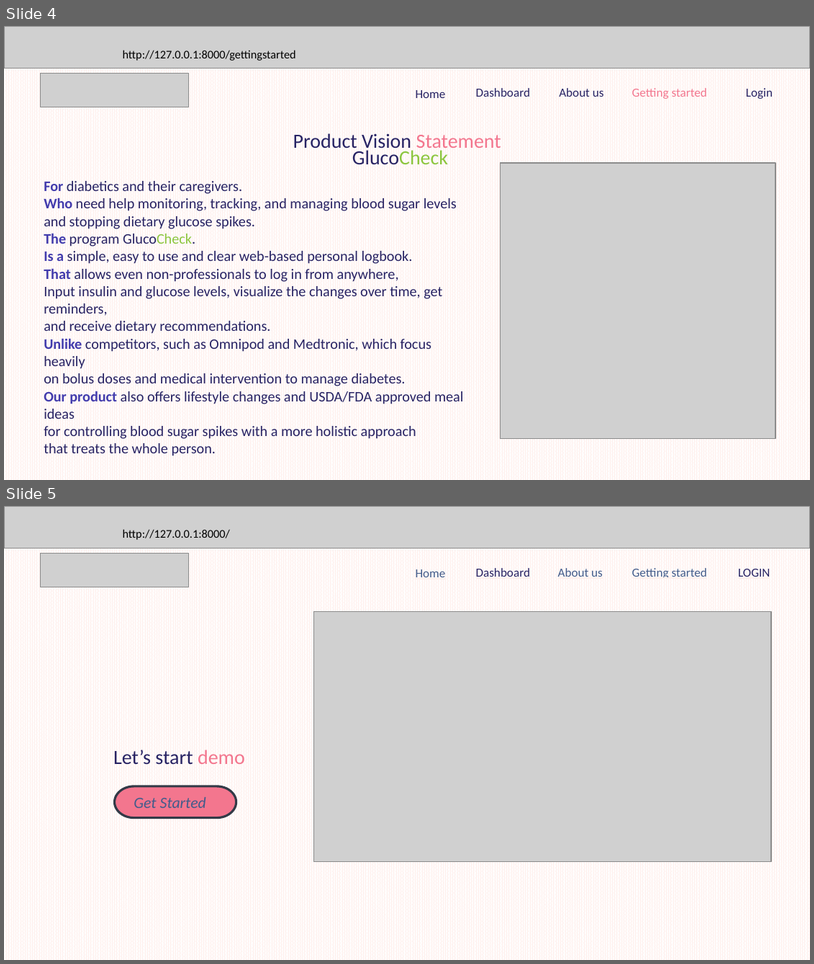
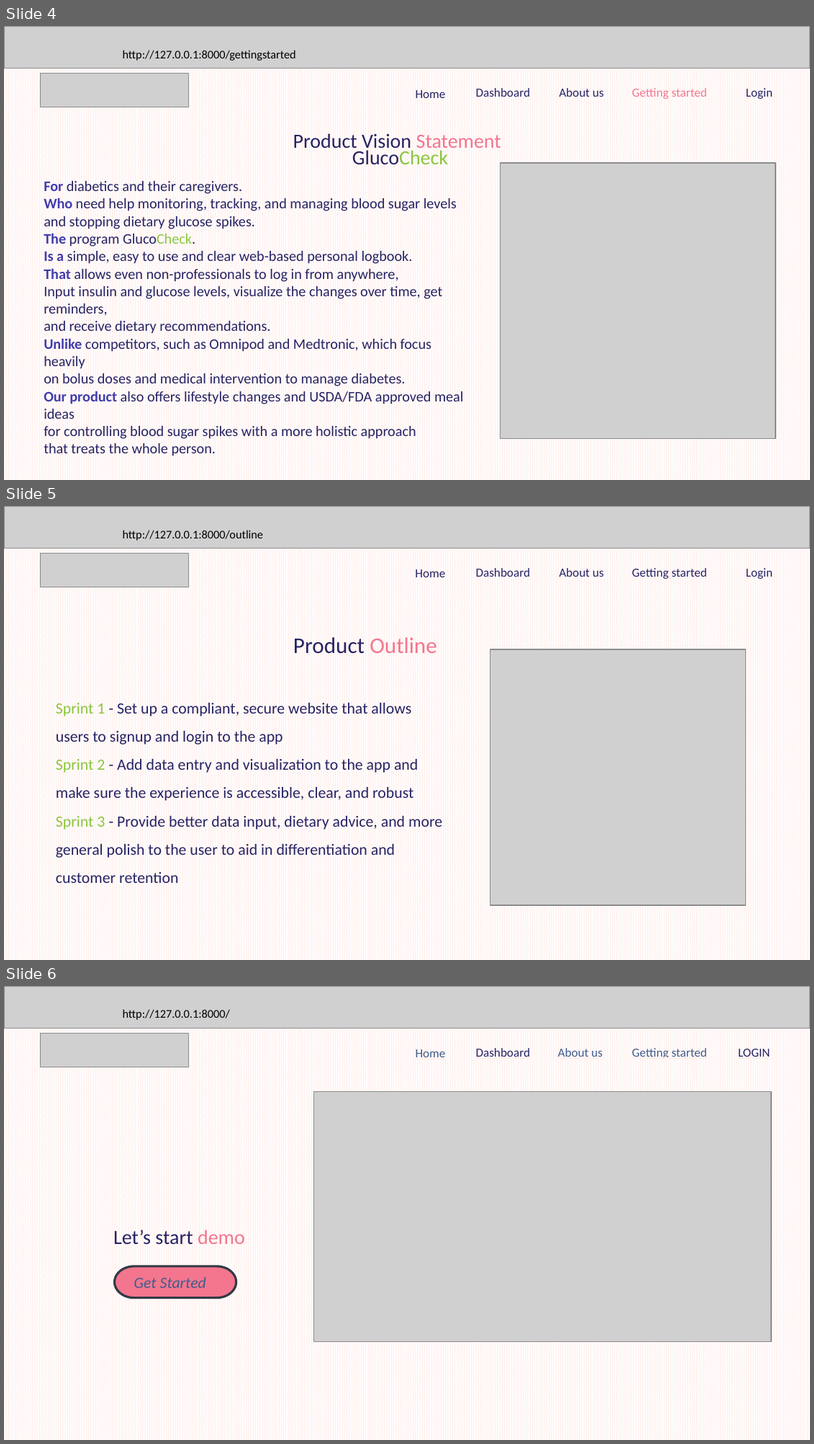
Before and after one commit to AnjaliSharma2023/Web-Application, a slide deck: resources/glucocheck-Demo2.pptx. Shown one above the other, each under a label of ours: slides 4 and 5 before the commit, slides 4, 5 and 6 after it. The pictures are 814x964 and 814x1444 pixels, drawn with LibreOffice and Linux fonts; fonts in the diff are those of the drawing; grey boxes stand for pictures. Boxes give left, top, right and bottom in pixels: in the first picture for what was removed or moved away, otherwise in the second. Text is boxed around its words. In the diff, an @@ line names an element or a change of style, - is before the commit and + after.

Commit message:
Added product outline slide before the begin product demo slide

```diff
--- a/resources/glucocheck-Demo2.pptx
+++ b/resources/glucocheck-Demo2.pptx
@@ slide 5 added at [4,506,810,960], background pattern #FFF0ED on #FFFFFF @@
@@ picture added at [4,506,810,548] @@
@@ text added at [123,530,263,541], 10.5 pt, text #000000 @@
+http://127.0.0.1:8000/outline
@@ picture added at [40,554,188,587] @@
@@ text added at [415,569,445,577], 11 pt, text #272364 @@
+Home
@@ text added at [476,568,530,577], 11 pt, text #272364 @@
+Dashboard
@@ text added at [559,568,604,577], 11 pt, text #272364 @@
+About us
@@ text added at [633,568,707,579], 11 pt, text #272364 @@
+Getting started
@@ text added at [746,568,773,579], 11 pt, text #272364 @@
+Login
@@ text added at [293,637,437,654], 20 pt, text #272364 @@
+Product Outline
@@ picture added at [490,649,746,905] @@
@@ text added at [56,703,442,883], 14 pt, text #272364 @@
+Sprint 1 - Set up a compliant, secure website that allows users to signup and login to the app
+Sprint 2 - Add data entry and visualization to the app and make sure the experience is accessible, clear, and robust
+Sprint 3 - Provide better data input, dietary advice, and more general polish to the user to aid in differentiation and customer retention
@@ what was slide 5 is now slide 6 @@
```
